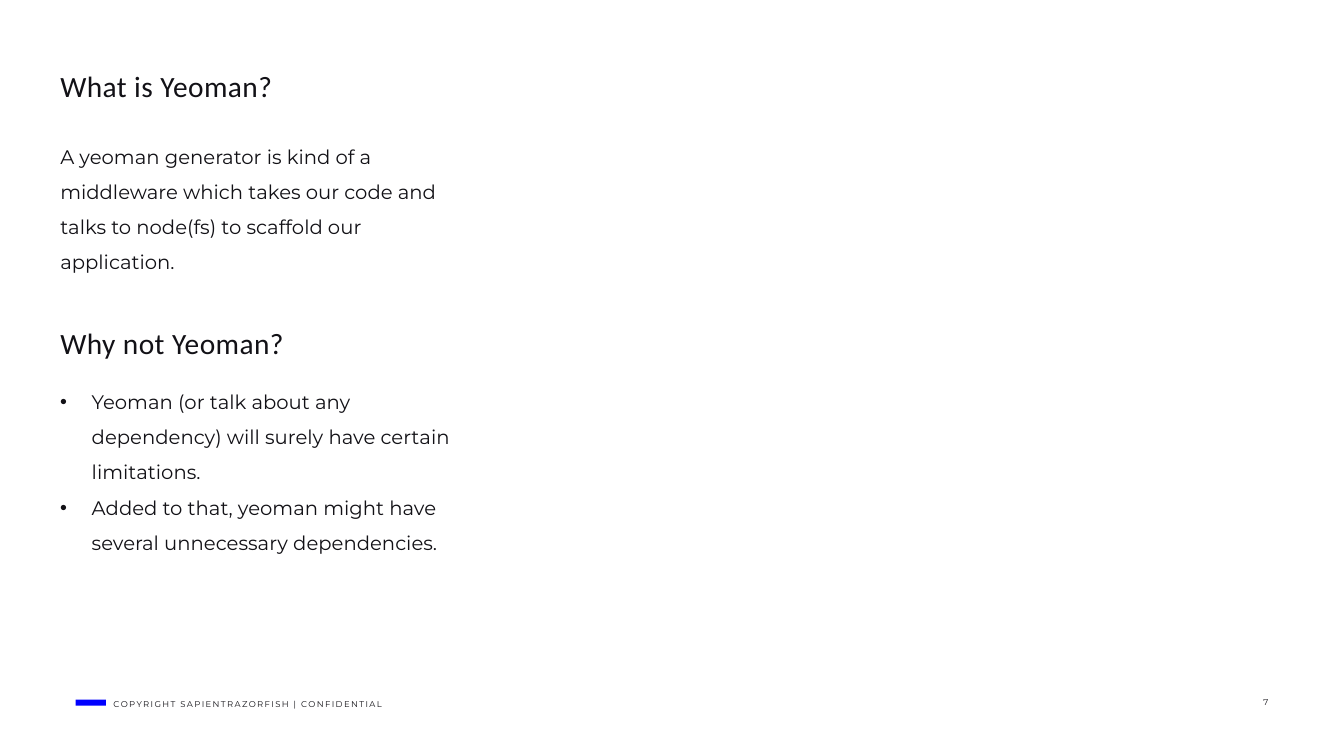
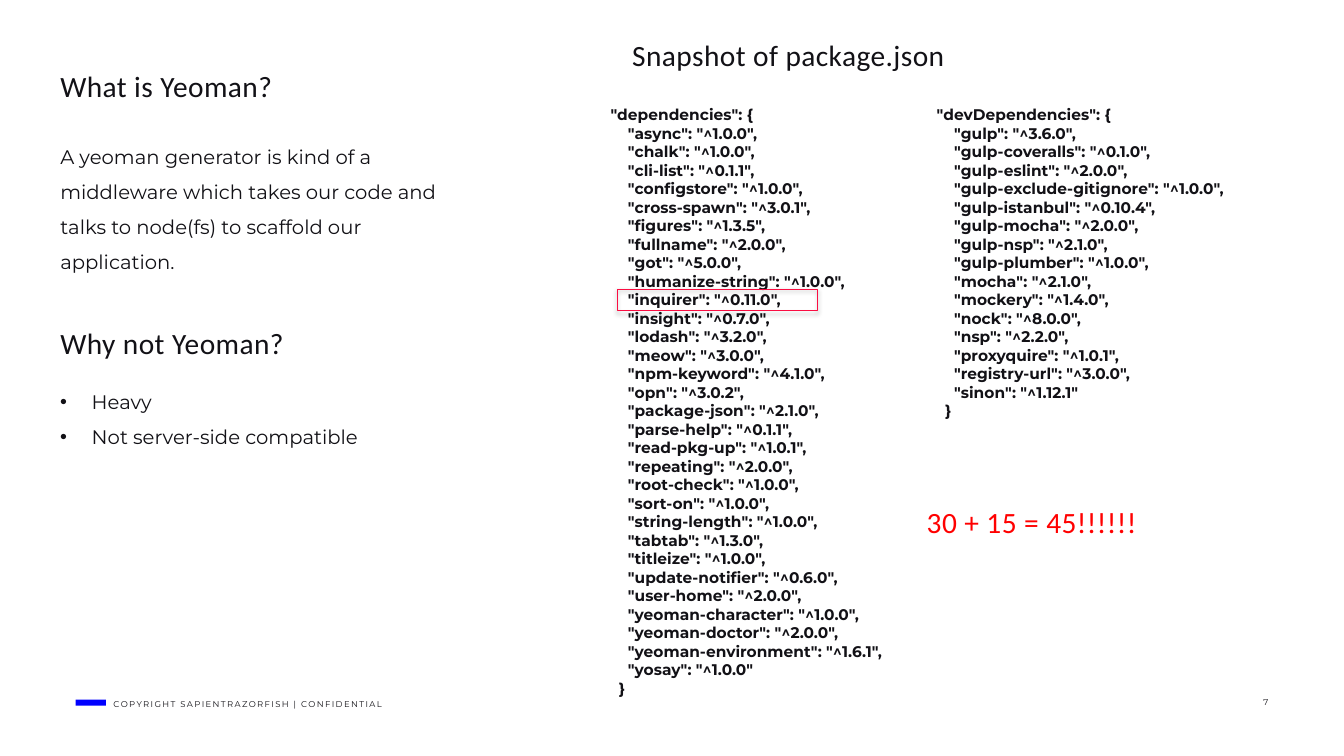
Before and after one commit to dalalayan1/shell-generator, a slide deck: slide 7 of generators.pptx. Drawn at 1344x756 pixels with LibreOffice and Linux fonts; fonts in the diff are those of the drawing. Boxes give left, top, right and bottom in pixels: in the first picture for what was removed or moved away, otherwise in the second. Text is boxed around its words. In the diff, an @@ line names an element or a change of style, - is before the commit and + after.

```diff
--- a/generators.pptx
+++ b/generators.pptx
@@ text added at [632,45,945,71], 21 pt, text #121116 @@
+Snapshot of package.json
@@ text added at [611,108,882,678], 11 pt, text #121116, bold @@
+"dependencies": {
+"async": "^1.0.0",
+"chalk": "^1.0.0",
+"cli-list": "^0.1.1",
+"configstore": "^1.0.0",
+"cross-spawn": "^3.0.1",
+"figures": "^1.3.5",
+"fullname": "^2.0.0",
+"got": "^5.0.0",
+"humanize-string": "^1.0.0",
+"inquirer": "^0.11.0",
+"insight": "^0.7.0",
+"lodash": "^3.2.0",
+"meow": "^3.0.0",
+"npm-keyword": "^4.1.0",
+"opn": "^3.0.2",
+"package-json": "^2.1.0",
+"parse-help": "^0.1.1",
+"read-pkg-up": "^1.0.1",
+"repeating": "^2.0.0",
+"root-check": "^1.0.0",
+"sort-on": "^1.0.0",
+"string-length": "^1.0.0",
+"tabtab": "^1.3.0",
+"titleize": "^1.0.0",
+"update-notifier": "^0.6.0",
+"user-home": "^2.0.0",
+"yeoman-character": "^1.0.0",
+"yeoman-doctor": "^2.0.0",
+"yeoman-environment": "^1.6.1",
+"yosay": "^1.0.0"
+}
@@ text added at [937,108,1224,398], 11 pt, text #121116, bold @@
+"devDependencies": {
+"gulp": "^3.6.0",
+"gulp-coveralls": "^0.1.0",
+"gulp-eslint": "^2.0.0",
+"gulp-exclude-gitignore": "^1.0.0",
+"gulp-istanbul": "^0.10.4",
+"gulp-mocha": "^2.0.0",
+"gulp-nsp": "^2.1.0",
+"gulp-plumber": "^1.0.0",
+"mocha": "^2.1.0",
+"mockery": "^1.4.0",
+"nock": "^8.0.0",
+"nsp": "^2.2.0",
+"proxyquire": "^1.0.1",
+"registry-url": "^3.0.0",
+"sinon": "^1.12.1"
+}
@@ rectangle added at [617,289,818,312], outline #FB0D42 0.75 pt @@
@@ text at [92,395,358,448]: text changed @@
-• Yeoman (or talk about any dependency) will surely have certain limitations.
-• Added to that, yeoman might have several unnecessary dependencies.
+• Heavy
+• Not server-side compatible
@@ text added at [927,513,1136,534], 21 pt, text #FF0000 @@
+30 + 15 = 45!!!!!!
```
Also in this commit, not shown: 5 other slides changed, 1 slide added.
